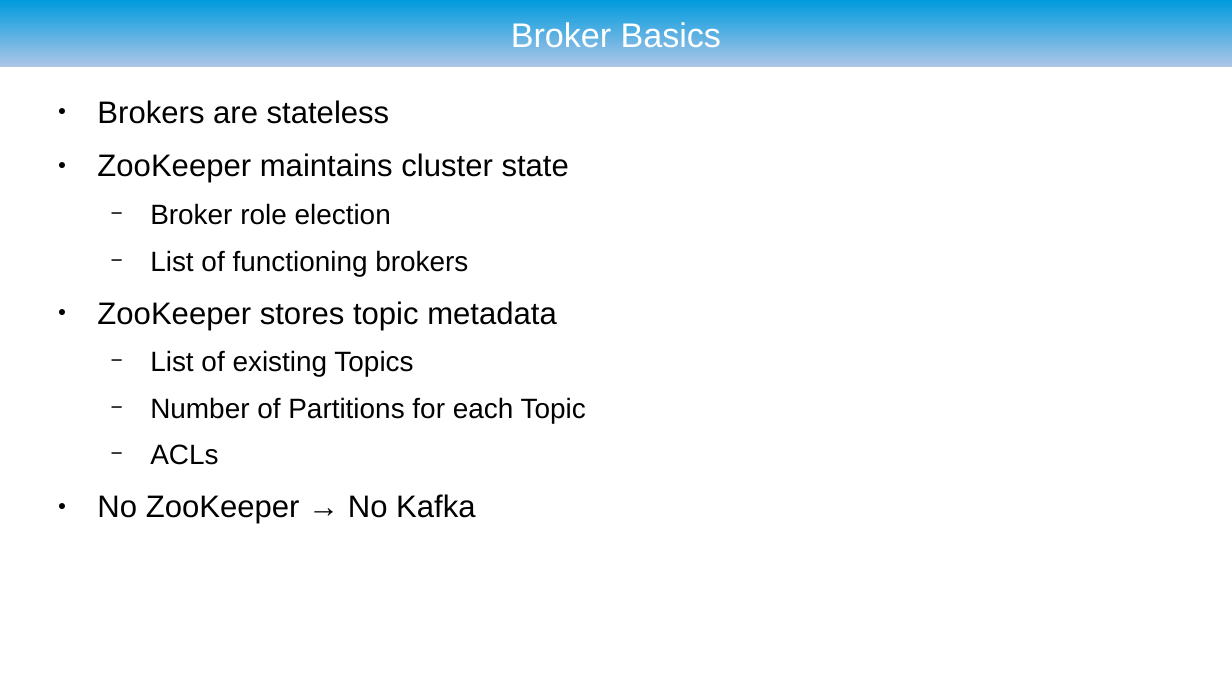
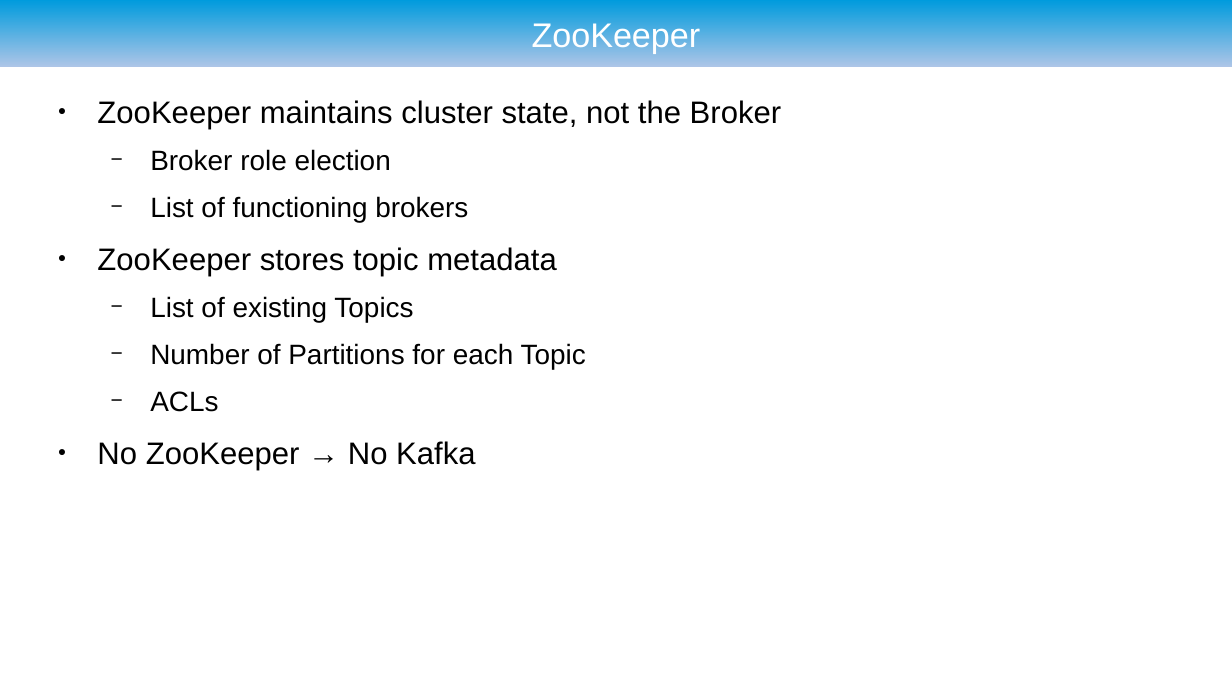
Before and after one commit to ryzlab/kafka-kompetensdag, a slide deck: slide 22 of doc/presentation-umejug.odp (slide 12 before the commit). Drawn at 1232x693 pixels with LibreOffice and Linux fonts; fonts in the diff are those of the drawing; background and template pictures are left out. Boxes give left, top, right and bottom in pixels: in the first picture for what was removed or moved away, otherwise in the second. Text is boxed around its words. In the diff, an @@ line names an element or a change of style, - is before the commit and + after.

```diff
--- a/doc/presentation-umejug.odp
+++ b/doc/presentation-umejug.odp
@@ title at bbox=[532, 19, 701, 53]: text changed @@
-Broker Basics
+ZooKeeper
@@ text at bbox=[97, 100, 782, 129]: text changed @@
-● Brokers are stateless
-● ZooKeeper maintains cluster state
+● ZooKeeper maintains cluster state, not the Broker
```
Also in this commit, not shown: 21 other slides changed, 3 slides added, 1 slide removed, 3 other files.
